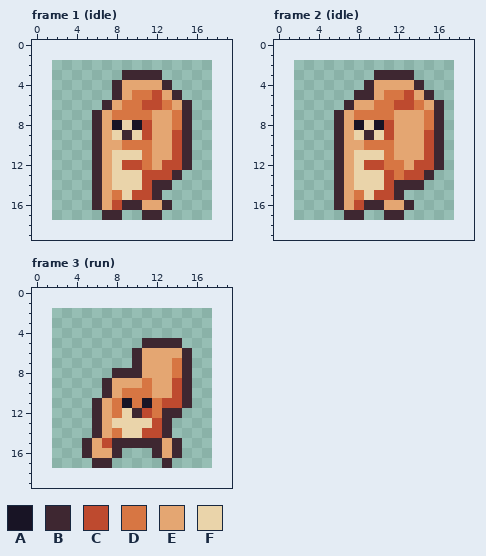
Two versions of one pixel-art file, art/minis/squirrel@50.aseprite. Above, as it was before the edit.
16x16 pixels, 4 frames. Shown: frame 1 (idle), frame 2 (idle), frame 3 (run). The old version is drawn lined up with the new one, on the new canvas. The commit also changed other frames, which this record leaves out.
Palette (. is transparent): A #181425  B #3e2731  C #be4a2f  D #d77643  E #e4a672  F #ead4aa
Pixels before, frame 1 (idle), first column x 6:
 3 ...BBBB...
 4 ..BEEEEB..
 5 ..BEDDCEB.
 6 .BEDDCCDEB
 7 BEDDDDEEDB
 8 BEAFACEEDB
 9 BEFBFCEECB
10 BEEDDDEECB
11 BEFFFDEECB
12 BEFCCDECCB
13 BEFFFCCCB.
14 BEFFFCBB..
15 BEDFCCB...
16 BECBBEEB..
17 .BB..BB...
Pixels before, frame 2 (idle), first column x 6:
 3 ....BBBB...
 4 ...BEEEEB..
 5 ..BBEDDCEB.
 6 .BEEDDCCDEB
 7 BEDDDDEEEDB
 8 BEAFACEEEDB
 9 BEFBFCEEECB
10 BEEDDDEEECB
11 BEFFFDEEECB
12 BEFCCDDECCB
13 BEFFFCDCCB.
14 BEFFFCBBB..
15 BEDFCCB....
16 BECBBEEB...
17 .BB..BB....
Pixels before, frame 3 (run), first column x 5:
 5 ......BBBB.
 6 .....BEEEEB
 7 .....BEEEDB
 8 ...BBBEEEDB
 9 ..BEEEDEECB
10 ..BEDDDEECB
11 .BEDADADCCB
12 .BEDFBCDBB.
13 .BEFFFFCB..
14 .BEDFFCCB..
15 BECBBBBBEB.
16 BEEB...BEB.
17 .BB.....B..
After the commit:
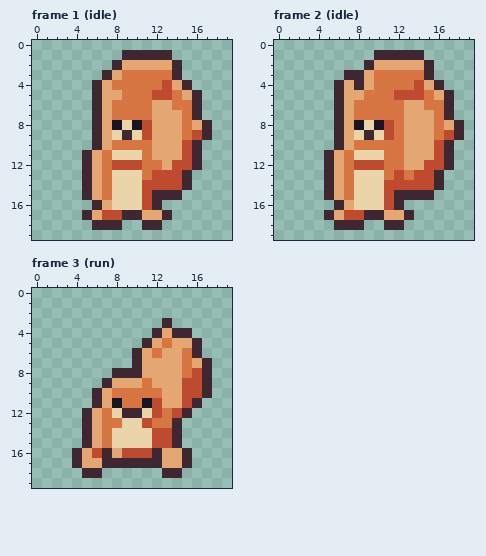
What changed:
canvas 16x16 -> 20x20, the old top-left corner now at 2,2
Changed rows in their new state; - is an unchanged pixel.
Frame 1 (idle):
first column x 5:
 1 ----BBBBB----
 2 ---BEEEEEB---
 3 --BEDDDDDB---
 4 -BEDDDDDCEB--
 5 -BEED---CDEB-
 6 -BED--DEEDDB-
 7 ---------EDB-
 8 ---------EDEB
 9 ---------EDCB
10 ---D-----ECB-
11 BED------ECB-
12 BEDC---DE-CB-
13 BED---D--CB--
14 BED----CCCB--
15 BEDF-F--BB---
16 ---FFFCB.----
17 BECCBBEEB----
18 -BBB--BB-----
Frame 2 (idle):
first column x 5:
 1 -----BBBBB----
 2 ----BEEEEEB---
 3 --BBEDDDDDB---
 4 -BEBEDDDDCEB--
 5 -BEEDD-C-CDEB-
 6 -BEDD--DEEDDB-
 7 -------D--EDB-
 8 -------D--EDEB
 9 -------D--EDCB
10 ---D---D--ECB-
11 BED----D--ECB-
12 BEDC-----E-CB-
13 BED---DCD-CB--
14 BED----CCCCB--
15 BEDF-F--BBB---
16 ---FFFCB.-----
17 BECCBBEEB-----
18 -BBB--BB------
Frame 3 (run):
first column x 4:
 3 ---------B----
 4 --------BEBB--
 5 --------EDEEB-
 6 --------D--DB-
 7 ----------EDEB
 8 ----------EDCB
 9 ----------ECCB
10 --BED---D-ECCB
11 ----AD--CEECB-
12 -BEDFB-FCDCB--
13 -BEDD--CDDB---
14 -BEDF--F-CB---
15 ---DFFFFCC----
16 BECBECCC--EB--
17 BEE-BBBBBEEB--
18 -BB------BB---
Boxes around the changes in both pictures, in picture pixels (x1, y1, x2, y2):
changed: (82, 50, 212, 230)
changed: (324, 50, 464, 230)
changed: (72, 318, 212, 478)
